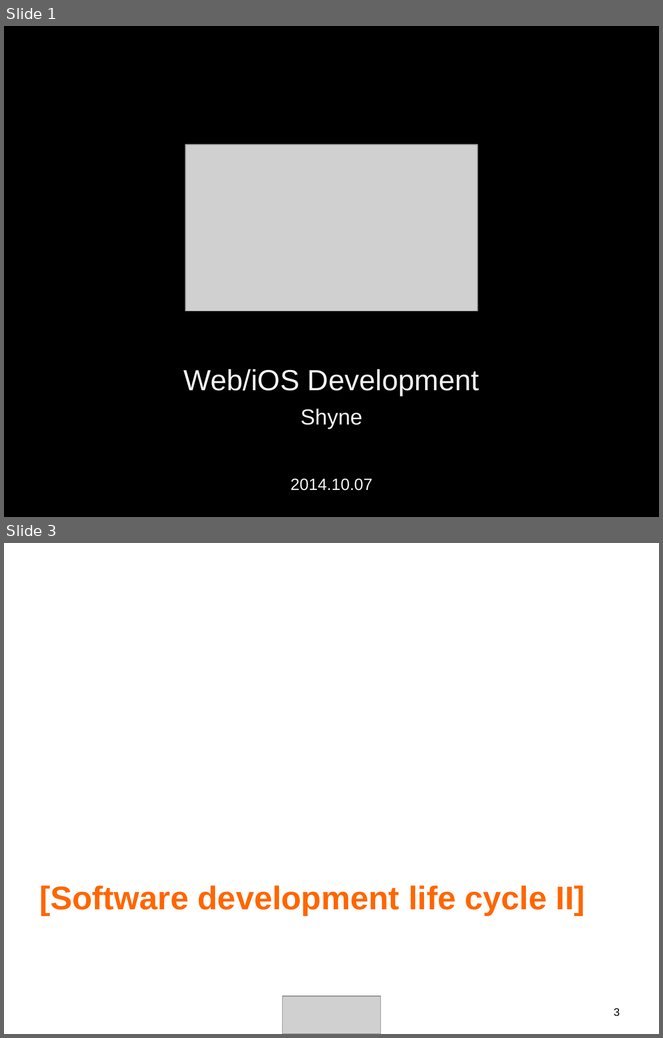
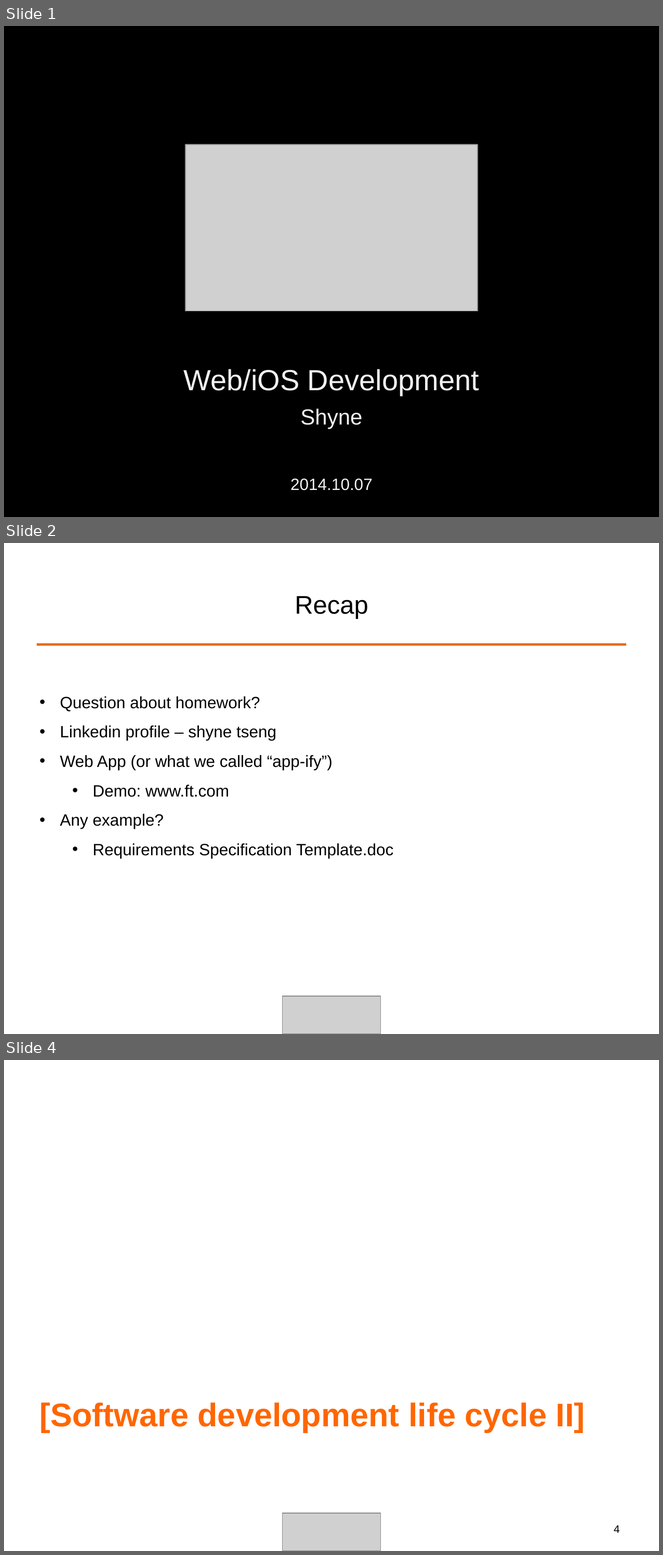
Before and after one commit to ALPHACamp/Camp-3-iOS-Dev, a slide deck: Class presentation/Week1 - Shyne/10-07-2014.ppt. Shown one above the other, each under a label of ours: slides 1 and 3 before the commit, slides 1, 2 and 4 after it; the slides between them are not shown. The pictures are 663x1038 and 663x1555 pixels, drawn with LibreOffice and Linux fonts; fonts in the diff are those of the drawing; grey boxes stand for pictures. Boxes give left, top, right and bottom in pixels: in the first picture for what was removed or moved away, otherwise in the second. Text is boxed around its words. In the diff, an @@ line names an element or a change of style, - is before the commit and + after.

```diff
--- a/Class presentation/Week1 - Shyne/10-07-2014.ppt
+++ b/Class presentation/Week1 - Shyne/10-07-2014.ppt
@@ slide 2 added at bbox=[4, 543, 659, 1034], background #FFFFFF @@
@@ title added at bbox=[295, 596, 368, 619], 28 pt, text #000000 @@
+Recap
@@ line added from (37, 644) to (626, 644), #E46C0A 2.49 pt @@
@@ text added at bbox=[60, 696, 393, 859], 18 pt, text #000000 @@
+• Question about homework?
+• Linkedin profile – shyne tseng
+• Web App (or what we called “app-ify”)
+  • Demo: www.ft.com
+• Any example?
+  • Requirements Specification Template.doc
@@ picture added at bbox=[283, 996, 380, 1034] @@
@@ what was slide 3 is now slide 4 @@
@@ page number at bbox=[614, 1525, 620, 1533]: text changed @@
-3
+4
```
Also in this commit, not shown: 8 slides changed, 1 other slide added, 2 other files.
